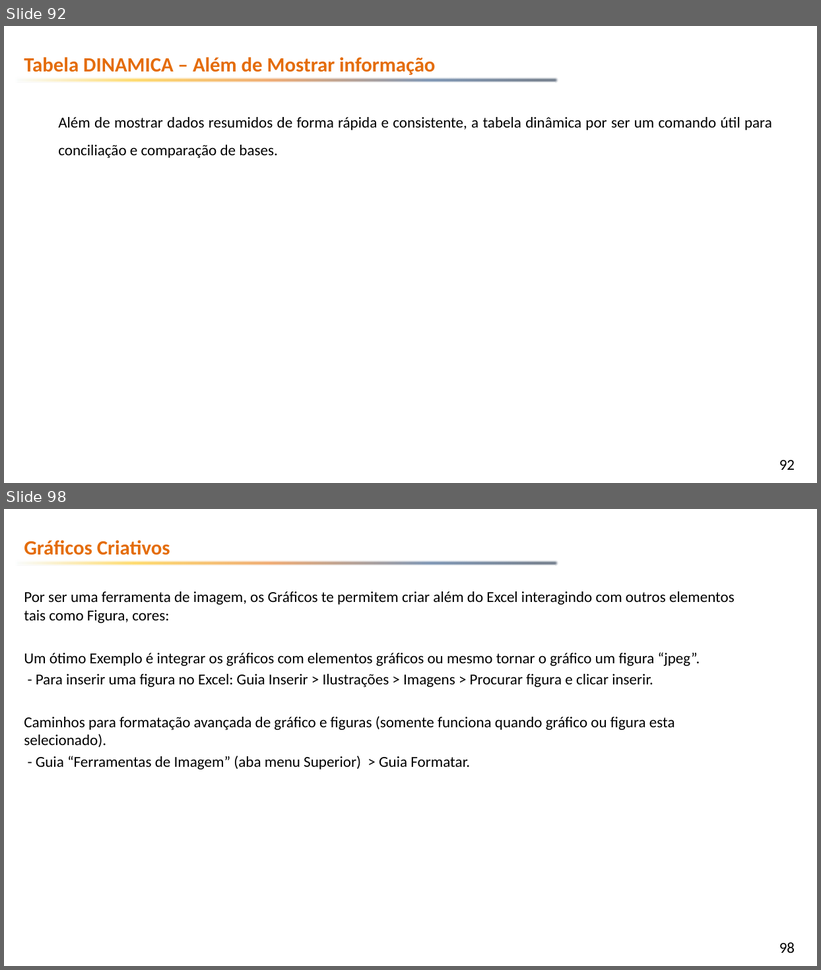
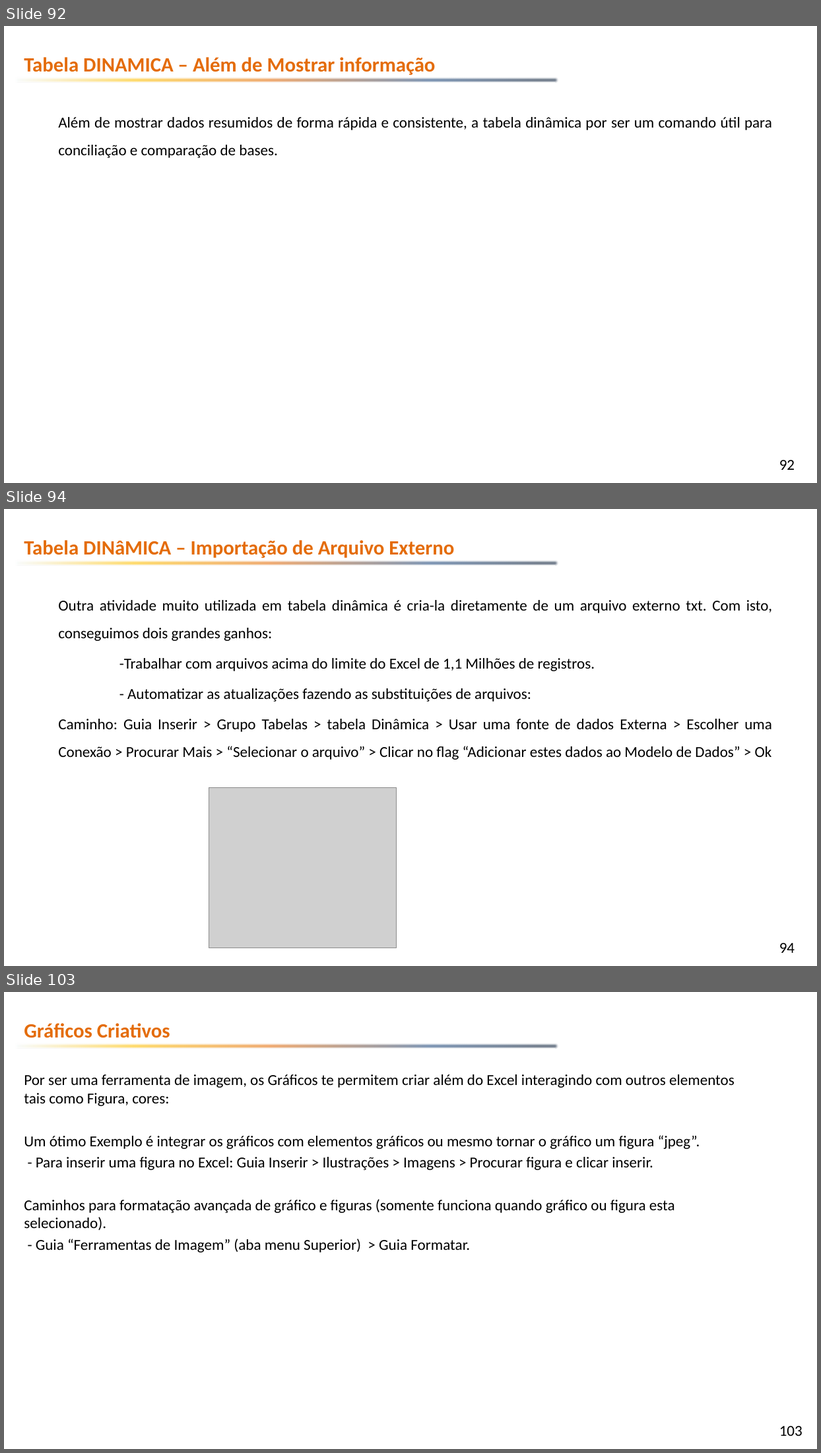
Before and after one commit to emerson-fenrir/Excel_Basico, a slide deck: Professor/Aula3.pptx. Shown one above the other, each under a label of ours: slides 92 and 98 before the commit, slides 92, 94 and 103 after it; the slides between them are not shown. The pictures are 821x970 and 821x1453 pixels, drawn with LibreOffice and Linux fonts; fonts in the diff are those of the drawing; grey boxes stand for pictures; background and template pictures are left out. Boxes give left, top, right and bottom in pixels: in the first picture for what was removed or moved away, otherwise in the second. Text is boxed around its words. In the diff, an @@ line names an element or a change of style, - is before the commit and + after.

```diff
--- a/Professor/Aula3.pptx
+++ b/Professor/Aula3.pptx
@@ slide 94 added at bbox=[4, 509, 817, 966], background picture (left out); not listed: 2 template elements that a slide beside it also shows @@
@@ text added at bbox=[24, 540, 454, 558], 24 pt, text #E46C0A, bold @@
+Tabela DINâMICA – Importação de Arquivo Externo
@@ text added at bbox=[58, 600, 772, 760], 18 pt, text #000000 @@
+Outra atividade muito utilizada em tabela dinâmica é cria-la diretamente de um arquivo externo txt. Com isto, conseguimos dois grandes ganhos:
+-Trabalhar com arquivos acima do limite do Excel de 1,1 Milhões de registros.
+- Automatizar as atualizações fazendo as substituições de arquivos:
+Caminho: Guia Inserir > Grupo Tabelas > tabela Dinâmica > Usar uma fonte de dados Externa > Escolher uma Conexão > Procurar Mais > “Selecionar o arquivo” > Clicar no flag “Adicionar estes dados ao Modelo de Dados” > Ok
@@ picture added at bbox=[209, 788, 397, 948] @@
@@ what was slide 98 is now slide 103 @@
@@ page number at bbox=[780, 1426, 803, 1436]: text changed @@
-98
+103
```
Also in this commit, not shown: 1 slide changed, 4 other slides added, 6 other files.
